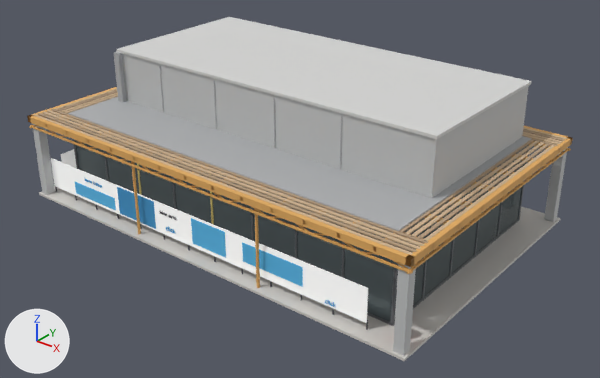
A saved change to the Blender file src/decor/zamok-elfov/model.blend.
Before and after are seen from a camera (50 mm lens) standing at (23.4, -28.6, 18.9) and looking at (0.9, -0.5, 1.5). Every picture has the same lights, and +X, +Y and +Z are marked at lower left. The older version comes first.

Before the edit, the objects in view are built like this:
```python
me_base = bpy.data.meshes.new('base')
me_base.from_pydata(...)  # 5552 vertices, 4136 faces; spans x -11.0..11.0, y -7.0..7.0, z -0.2..7.0
me_base.polygons.foreach_set('use_smooth', [True] * 4136)
me_base.materials.append(mat_paving)  # light grey #cecbc7
me_base.materials.append(mat_interior)  # grey #7c7369
me_base.materials.append(mat_rock)  # grey #ada69b
me_base.materials.append(mat_glass)  # dark grey #596569
me_base.materials.append(mat_frame)  # dark grey #616569
me_base.materials.append(mat_mullion_y)  # yellow #e1ce7c
me_base.materials.append(mat_concrete_d)  # grey #adafb1
me_base.materials.append(mat_concrete)  # light grey #c4c5c5
me_base.materials.append(mat_cap)  # light grey #d7d7d6
me_base.materials.append(mat_rust)  # orange #e5ad61
me_base.materials.append(mat_wood_d)  # beige #b3997c
me_base.materials.append(mat_wood)  # beige #ceb390
me_base.materials.append(mat_banner)  # white #f9f9f8, glowing white #f9f9f8
me_base.materials.append(mat_black)  # dark grey #45454b
me_base.materials.append(mat_blue)  # blue #59bced
me_base.materials.append(mat_blue_d)  # blue #3f95cb
me_base.materials.append(mat_red)  # red #e75950
ob_base = bpy.data.objects.new('base', me_base)
ob_base.location = (0.0, 0.0, 0.0)
```
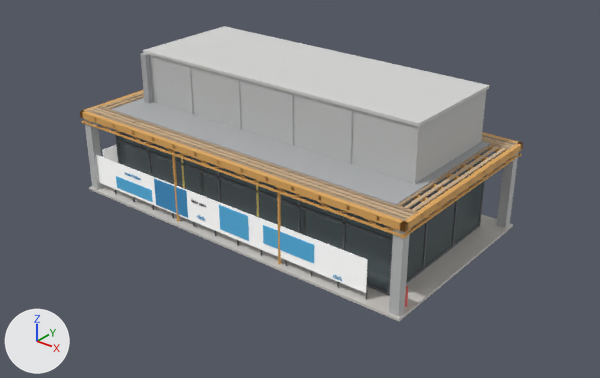
Pixel boxes [x1, y1, x2, y2] of what changed, in the pictures (600 x 378 px; the box of a moved part takes in the faces that stretch with it):
'base', reshaped (19% narrower, 14% shorter)
    before: [27, 17, 573, 361]
    after: [80, 26, 523, 321]
part 1 of me_base, added
    after: [89, 185, 513, 321]
part 2 of me_base, added
    after: [117, 124, 392, 293]
part 3 of me_base, added
    after: [397, 153, 485, 280]
part 4 of me_base, moved or reshaped (mostly hidden)
    before: [137, 151, 142, 195]
    after: [147, 141, 151, 176]
part 5 of me_base, moved or reshaped (mostly hidden)
    before: [170, 156, 176, 209]
    after: [181, 153, 185, 189]
part 6 of me_base, moved or reshaped (mostly hidden)
    before: [210, 174, 214, 225]
    after: [217, 166, 221, 203]
part 7 of me_base, moved or reshaped (mostly hidden)
    before: [250, 185, 254, 241]
    after: [256, 182, 259, 217]
part 8 of me_base, moved or reshaped (mostly hidden)
    before: [295, 205, 297, 259]
    after: [298, 197, 300, 233]
part 9 of me_base, moved or reshaped (mostly hidden)
    before: [341, 219, 345, 278]
    after: [342, 213, 346, 251]
part 10 of me_base, moved or reshaped
    before: [422, 220, 430, 301]
    after: [388, 230, 393, 296]
part 11 of me_base, added (mostly hidden)
    after: [367, 284, 390, 296]
part 12 of me_base, added
    after: [116, 139, 393, 242]
part 13 of me_base, moved or reshaped
    before: [497, 166, 507, 238]
    after: [478, 164, 486, 225]
part 14 of me_base, deleted
    before: [27, 17, 573, 361]
part 15 of me_base, cut back
    before: [425, 154, 543, 228]
    after: [80, 26, 523, 316]

What the commit changed:
me_base is used by ob_base; location (0.0, 0.0, 0.0).
me_base had 5552 vertices, 4136 faces and spanned x -11.0..11.0, y -7.0..7.0, z -0.2..7.0.
me_base now has 5360 vertices, 3992 faces and spans x -9.5..9.5, y -5.0..5.0, z 0.0..7.0.
me_base part 1: a new loose piece, a box spanning x -9.5..9.5, y -5.0..5.0, z 0.0..0.12, in mat_paving (light grey #cecbc7).
me_base part 2: a new loose piece, a box spanning x -8.3..8.3, y -3.82..-3.78, z 0.12..4.12, in mat_glass (dark grey #596569).
me_base part 3: a new loose piece, a box spanning x 8.28..8.32, y -3.8..3.8, z 0.12..4.12, in mat_glass (dark grey #596569).
me_base part 4: the loose piece of 8 vertices spanning x -4.8..-4.7, y -5.6..-5.4, z 0.1..4.1 is moved by (-1.2, 1.7, 0.0), in mat_frame (dark grey #616569).
me_base part 5: the loose piece of 8 vertices spanning x -2.4..-2.3, y -5.6..-5.4, z 0.1..4.1 is moved by (-1.2, 1.7, 0.0), in mat_mullion_y (yellow #e1ce7c).
me_base part 6: the loose piece of 8 vertices spanning x -0.1..0.1, y -5.6..-5.4, z 0.1..4.1 is moved by (-1.2, 1.7, 0.0), in mat_frame (dark grey #616569).
me_base part 7: the loose piece of 8 vertices spanning x 2.3..2.4, y -5.6..-5.4, z 0.1..4.1 is moved by (-1.2, 1.7, 0.0), in mat_mullion_y (yellow #e1ce7c).
me_base part 8: the loose piece of 8 vertices spanning x 4.7..4.8, y -5.6..-5.4, z 0.1..4.1 is moved by (-1.2, 1.7, 0.0).
me_base part 9: the loose piece of 8 vertices spanning x 7.1..7.2, y -5.6..-5.4, z 0.1..4.1 is moved by (-1.2, 1.7, 0.0).
me_base part 10: the loose piece of 8 vertices spanning x 9.4..9.6, y -3.3..-3.2, z 0.1..4.1 is moved by (-1.2, -0.5, 0.0).
me_base part 11: a new loose piece, a box spanning x -8.3..8.3, y -3.86..-3.74, z 0.13..0.23, in mat_frame (dark grey #616569).
me_base part 12: a new loose piece, a box spanning x -8.3..8.3, y -3.86..-3.74, z 2.65..2.75, in mat_frame (dark grey #616569).
me_base part 13: the loose piece of 8 vertices spanning x 9.4..9.6, y 3.2..3.3, z 0.1..4.1 is moved by (-1.2, 0.5, 0.0).
me_base part 14: 318 loose pieces with 5364 vertices, spanning x -11.0..11.0, y -7.0..7.0, z -0.2..7.0, are deleted.
me_base part 15: 32 vertices removed from x -11.0..11.0, y -3.7..3.7, z 4.1..4.3; 5092 vertices added at x -9.5..9.5, y -5.0..5.0, z 0.0..7.0.
Other edits to the shape of me_base do not show in these pictures.
